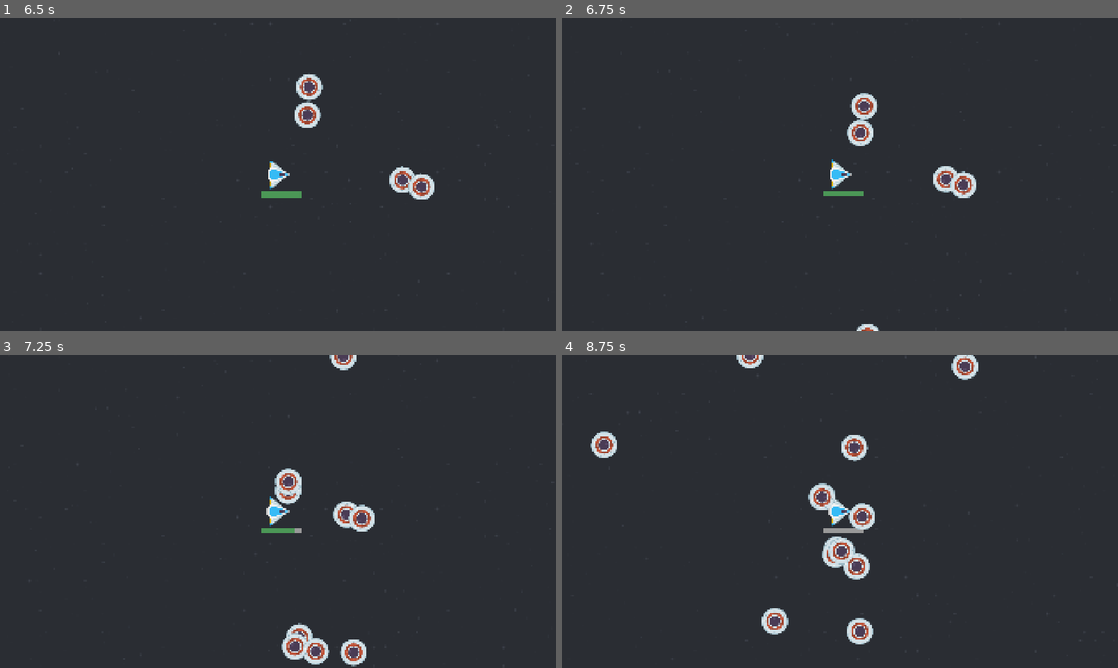
Above: before the commit, frames 1-4 (two rows, left to right).
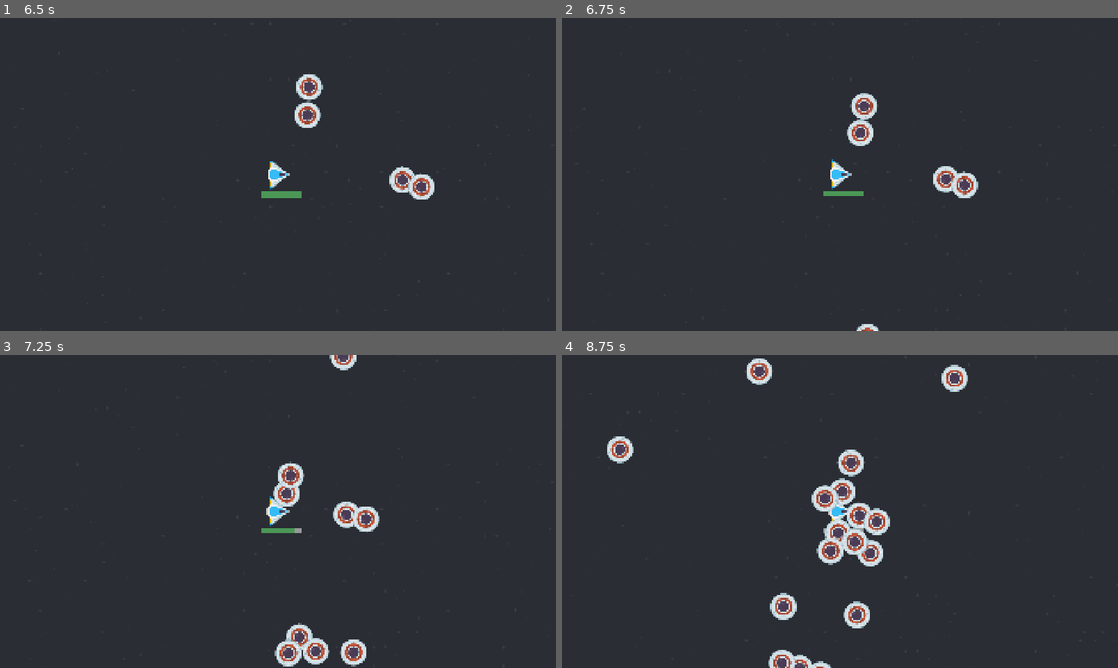
Above: after the commit, the same moments.

Repository: two-sticks-and-a-rock/space-arcade
Game: Godot game, scene res://scenes/main.tscn
Same seed, same stepped clock (60 frames per second), same inputs: the game is played once before the commit and once after it.
Inputs (mouse positions are in pixels of both pictures, inside the frame that each line leads up to):
- Up to frame 1 (6.5 s): tap Enter at 0.5, 2.75 s; move the mouse to (400, 158) at 0.52 s; press the mouse at (400, 158) at 0.53 s; tap Space at 1.25, 4.25 s; move the mouse to (166, 190) at 1.27 s; release the mouse at (166, 190) at 1.28 s; click (166, 190) at 1.35 s; move the mouse to (333, 105) at 2.02 s; press the mouse at (333, 105) at 2.03 s; move the mouse to (250, 237) at 2.77 s; release the mouse at (250, 237) at 2.78 s; click (250, 237) at 2.85 s; move the mouse to (444, 221) at 3.52 s; press the mouse at (444, 221) at 3.53 s; move the mouse to (111, 127) at 4.27 s; release the mouse at (111, 127) at 4.28 s; click (111, 127) at 4.35 s; move the mouse to (305, 174) at 5.02 s; press the mouse at (305, 174) at 5.03 s; move the mouse to (194, 96) at 5.77 s; release the mouse at (194, 96) at 5.78 s; click (194, 96) at 5.85 s
- Up to frame 2 (6.75 s): move the mouse to (962, 158) at 6.52 s; press the mouse at (962, 158) at 6.53 s
- Up to frame 3 (7.25 s): no input
- Up to frame 4 (8.75 s): move the mouse to (728, 527) at 7.27 s; release the mouse at (728, 527) at 7.28 s; click (728, 527) at 7.35 s; move the mouse to (895, 442) at 8.02 s; press the mouse at (895, 442) at 8.03 s

Frame 1 is identical in both runs. In frame 2, 0.2% of the frame differs, in the area x 69-75%, y 48-58%; in frame 3, 1.2%; in frame 4, 5.8%, in the area x 5-75%, y 0-100%.

Commit message:
let enemies collide with each other to avoid massive overlapping

Diff:
--- a/scenes/enemies/enemy.tscn
+++ b/scenes/enemies/enemy.tscn
@@ -15,10 +15,11 @@
 }]
 
 [sub_resource type="CircleShape2D" id="CircleShape2D_md0e3"]
-radius = 43.011627
+radius = 32.01562
 
 [node name="enemy_ufo_red" type="CharacterBody2D" unique_id=202267076]
 collision_layer = 2
+collision_mask = 3
 motion_mode = 1
 script = ExtResource("1_md0e3")
 metadata/_edit_group_ = true
--- a/scenes/enemies/enemy_weapons/ram.gd
+++ b/scenes/enemies/enemy_weapons/ram.gd
@@ -7,7 +7,7 @@
     stun_timer.wait_time = 1
 
 func set_collision_radius(new_rad: float):
-    (($CollisionShape2D as CollisionShape2D).shape as CircleShape2D).radius = new_rad
+    (($CollisionShape2D as CollisionShape2D).shape as CircleShape2D).radius = new_rad + 4
 
 func _on_stun_timer_timeout():
     $CollisionShape2D.set_deferred("disabled", false)
